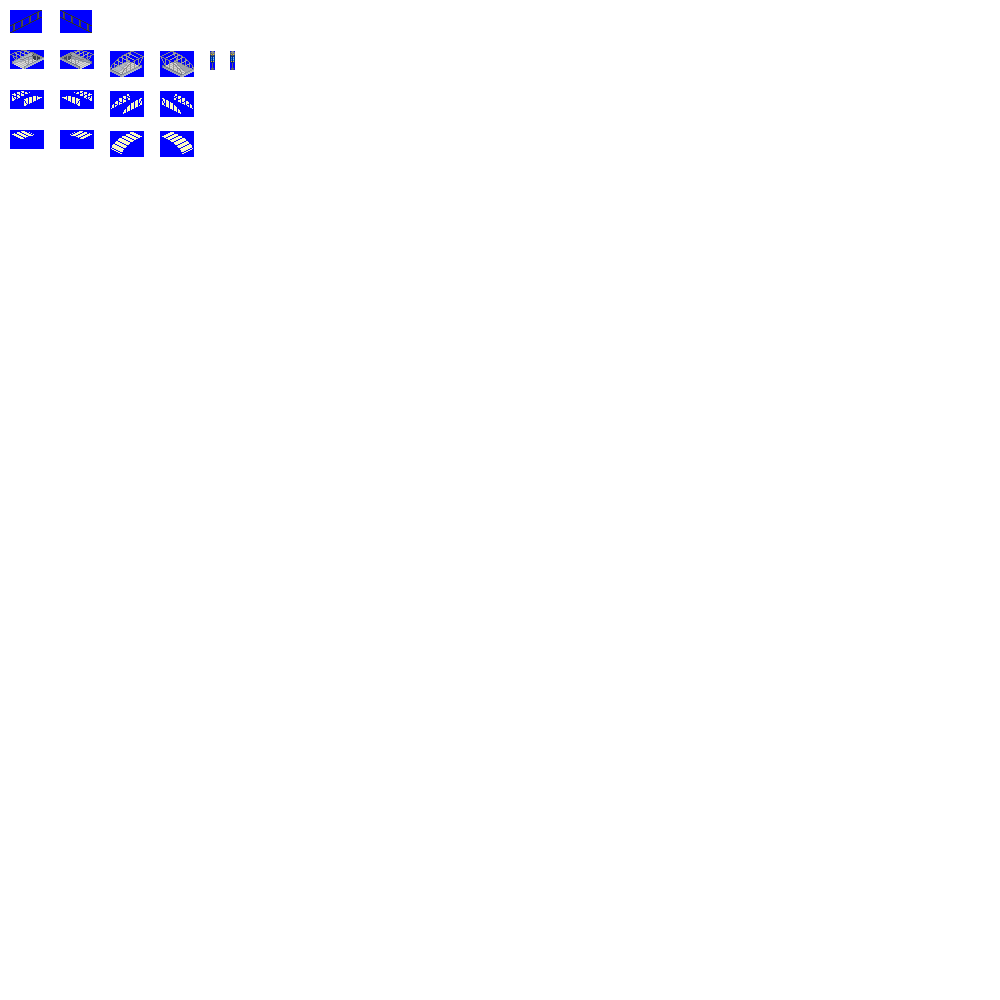
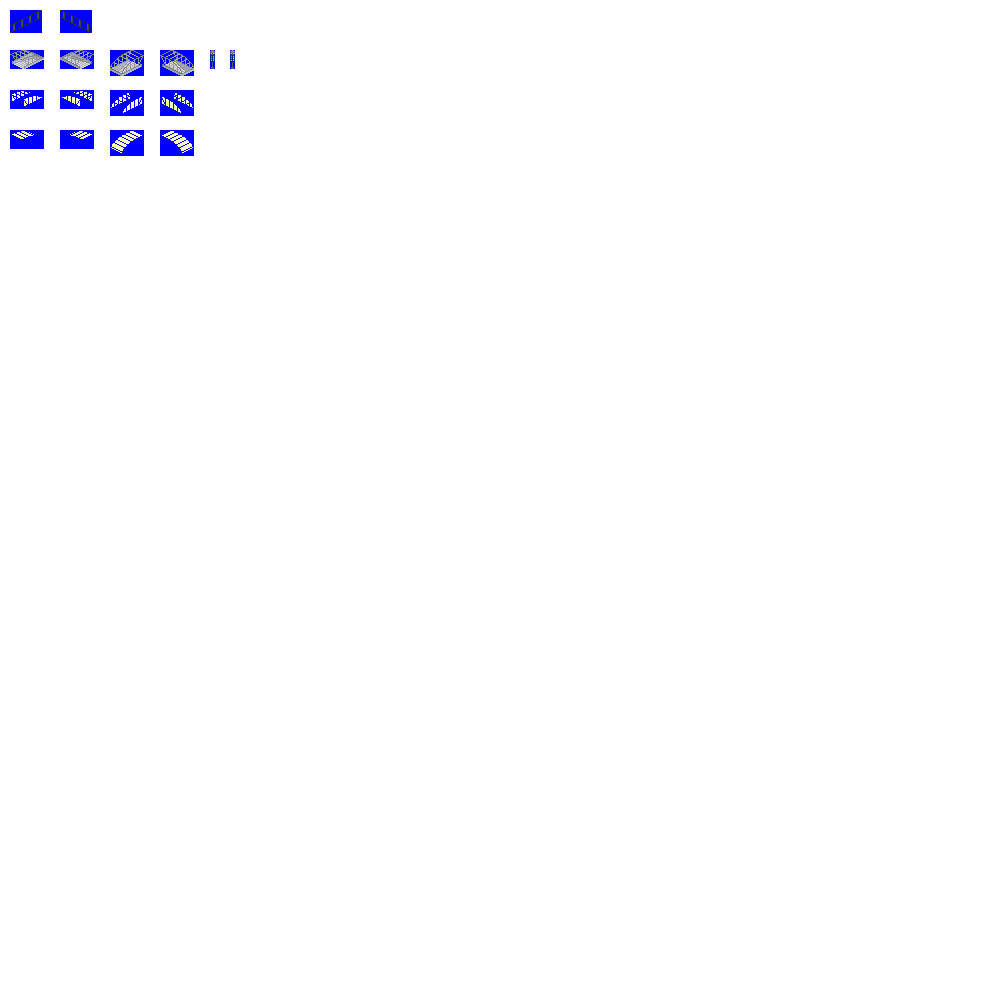
Before/after of a 1000px x 1000px layered artwork. What changed in the layer stack:
painted on "transparent" over [111, 131, 193, 154]
painted on "transparent2" over [111, 93, 193, 114]
painted on "layer2" over [210, 50, 235, 70]
painted on "sprites" over [32, 50, 194, 77]
painted on "배경" over [110, 50, 235, 157]
